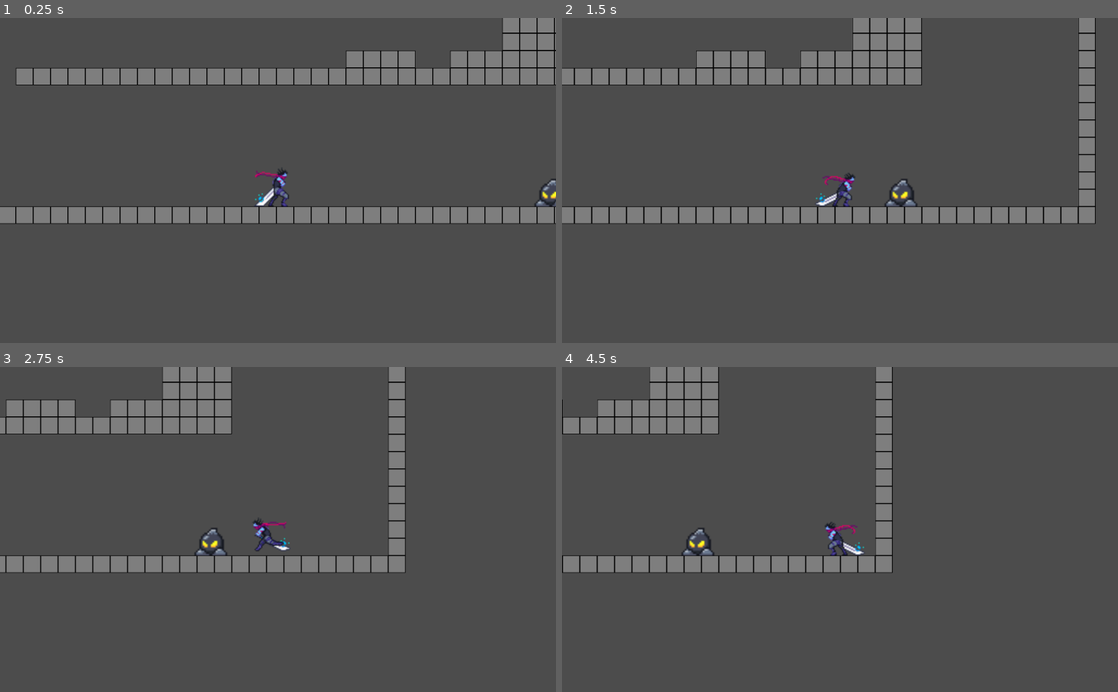
Above: before the commit, frames 1-4 (two rows, left to right).
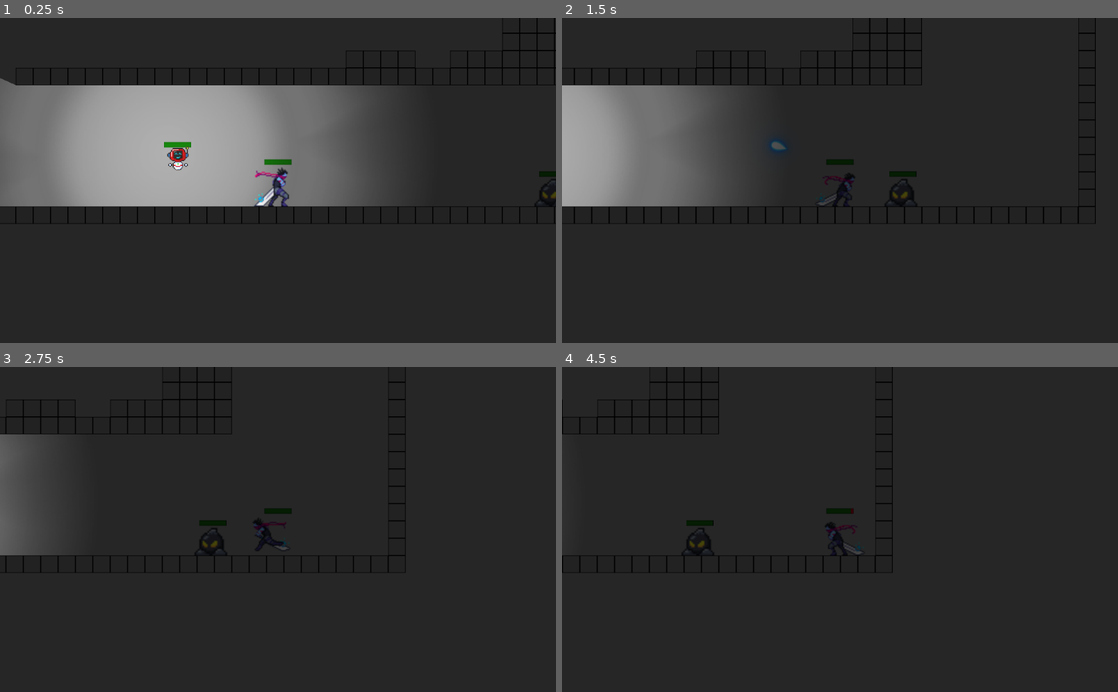
Above: after the commit, the same moments.

Repository: Desponark/The-Override
Game: Godot game, scene res://Game.tscn
Same seed, same stepped clock (60 frames per second), same inputs: the game is played once before the commit and once after it.
Inputs:
- Up to frame 1 (0.25 s): no input
- Up to frame 2 (1.5 s): tap Enter at 0.5 s; hold F (attack) 0.53-1.28 s; hold Right (ui_right) from 0.53 s (still down); tap Space (jump) at 0.77 s; tap F (attack) at 1.35 s
- Up to frame 3 (2.75 s): tap Space (jump) at 1.52 s; release Right (ui_right) at 2.03 s; hold Left (ui_left) from 2.03 s (still down); hold F (attack) from 2.03 s (still down)
- Up to frame 4 (4.5 s): release Left (ui_left) at 2.78 s; release F (attack) at 2.78 s; hold Right (ui_right) 2.78-4.28 s; tap F (attack) at 2.85, 4.35 s; tap Space (jump) at 3.02, 3.77 s; hold F (attack) 3.53-4.28 s; hold Left (ui_left) from 4.28 s (still down)

The runs differ from the first frame. In frame 1, 93% of the frame differs, in the area x 0-100%, y 0-100%; in frame 2, 94%; in frame 3, 95%; in frame 4, 99%.

Commit message:
- added healthbar - added darkness - added robot & light

Diff:
--- a/Prototype2/assets/enemies/Enemy.gd
+++ b/Prototype2/assets/enemies/Enemy.gd
@@ -14,6 +14,8 @@
 func takeDamage(damage):
 	$AnimationPlayer.play("hit")
 	EventBus.emit_signal("enemyWasHit")
+	if $HealthBar.has_method("getDamaged"):
+		$HealthBar.getDamaged(damage)
 
 func knockBack(sourcePosition):
 	$HitParticles.rotation = get_angle_to(sourcePosition) + PI
--- a/Prototype2/assets/enemies/Enemy.tscn
+++ b/Prototype2/assets/enemies/Enemy.tscn
@@ -10,6 +10,7 @@
 [ext_resource path="res://assets/enemies/ice_particle_white.png" type="Texture" id=8]
 [ext_resource path="res://assets/enemies/Gun.gd" type="Script" id=9]
 [ext_resource path="res://assets/projectiles/Projectile.tscn" type="PackedScene" id=10]
+[ext_resource path="res://assets/ui/HealthBar.tscn" type="PackedScene" id=11]
 
 [sub_resource type="ShaderMaterial" id=8]
 shader = ExtResource( 7 )
@@ -225,6 +226,13 @@
 [node name="Timer" type="Timer" parent="Gun"]
 wait_time = 2.0
 
+[node name="HealthBar" parent="." instance=ExtResource( 11 )]
+margin_left = -25.0
+margin_top = -29.0
+margin_right = 75.0
+margin_bottom = -9.0
+rect_scale = Vector2( 0.5, 0.5 )
+
 [connection signal="body_entered" from="DetectionArea" to="." method="_on_DetectionArea_body_entered"]
 [connection signal="body_exited" from="DetectionArea" to="." method="_on_DetectionArea_body_exited"]
 [connection signal="timeout" from="Gun/Timer" to="Gun" method="_on_Timer_timeout"]
--- a/Prototype2/assets/enemies/Gun.gd
+++ b/Prototype2/assets/enemies/Gun.gd
@@ -6,18 +6,19 @@
 var projectileParent
 
 var target
-var stopTimer = false
 
 func startShooting(body):
 	target = body
-	stopTimer = false
+	shoot(target)
 	$Timer.start()
 
 func stopShooting():
-	# stopTimer is used to delay stopping of the timer by 1 execution of the timer
-	stopTimer = true
+	$Timer.stop()
+	target = null
 
-func shoot():
+func shoot(target):
+	look_at(target.global_position)
+
 	var newProjectile = projectile.instance()
 
 	var globalDirection = global_transform.basis_xform(Vector2.RIGHT)
@@ -28,7 +29,7 @@
 
 
 func _on_Timer_timeout():
-	look_at(target.global_position)
-	shoot()
-	if stopTimer:
-		$Timer.stop()
+	if target == null:
+		stopShooting()
+		return
+	shoot(target)
--- /dev/null
+++ b/Prototype2/assets/friendlies/Robot.tscn
@@ -0,0 +1,44 @@
+[gd_scene load_steps=7 format=2]
+
+[ext_resource path="res://assets/ui/HealthBar.tscn" type="PackedScene" id=1]
+[ext_resource path="res://assets/friendlies/SciFiRobotParts.png" type="Texture" id=2]
+[ext_resource path="res://assets/light/light.png" type="Texture" id=3]
+[ext_resource path="res://assets/friendlies/RobotBuddy.png" type="Texture" id=4]
+[ext_resource path="res://assets/light/spot.png" type="Texture" id=5]
+
+[sub_resource type="CircleShape2D" id=1]
+radius = 17.0294
+
+[node name="Robot" type="RigidBody2D"]
+mode = 2
+gravity_scale = 0.0
+
+[node name="HealthBar" parent="." instance=ExtResource( 1 )]
+margin_left = -25.0
+margin_top = -30.0
+margin_right = 75.0
+margin_bottom = -10.0
+rect_scale = Vector2( 0.5, 0.5 )
+
+[node name="Sprite" type="Sprite" parent="."]
+visible = false
+scale = Vector2( 3, 3 )
+texture = ExtResource( 2 )
+hframes = 5
+vframes = 12
+frame = 6
+
+[node name="RobotBuddy" type="Sprite" parent="."]
+scale = Vector2( 0.2, 0.2 )
+texture = ExtResource( 4 )
+
+[node name="CollisionShape2D" type="CollisionShape2D" parent="."]
+shape = SubResource( 1 )
+
+[node name="Light2D" type="Light2D" parent="."]
+texture = ExtResource( 3 )
+shadow_enabled = true
+
+[node name="Spotlight" type="Sprite" parent="Light2D"]
+visible = false
+texture = ExtResource( 5 )
--- a/Prototype2/assets/levels/LevelPaul.tscn
+++ b/Prototype2/assets/levels/LevelPaul.tscn
@@ -1,10 +1,19 @@
-[gd_scene load_steps=4 format=2]
+[gd_scene load_steps=6 format=2]
 
 [ext_resource path="res://assets/player/Player.tscn" type="PackedScene" id=1]
 [ext_resource path="res://assets/enemies/Enemy.tscn" type="PackedScene" id=2]
 [ext_resource path="res://assets/environment/tilemaps/GrayBlock.tscn" type="PackedScene" id=3]
+[ext_resource path="res://assets/friendlies/Robot.tscn" type="PackedScene" id=4]
+[ext_resource path="res://assets/environment/backgrounds/background.png" type="Texture" id=5]
 
 [node name="LevelPaul" type="Node2D"]
+
+[node name="CanvasModulate" type="CanvasModulate" parent="."]
+color = Color( 0.27451, 0.27451, 0.27451, 1 )
+
+[node name="Background" type="Sprite" parent="."]
+scale = Vector2( 128, 128 )
+texture = ExtResource( 5 )
 
 [node name="Player" parent="." instance=ExtResource( 1 )]
 position = Vector2( 483, 772 )
@@ -15,3 +24,6 @@
 
 [node name="Enemy" parent="." instance=ExtResource( 2 )]
 position = Vector2( 989, 778 )
+
+[node name="Robot" parent="." instance=ExtResource( 4 )]
+position = Vector2( 298, 743 )
--- a/Prototype2/assets/player/Player.gd
+++ b/Prototype2/assets/player/Player.gd
@@ -14,14 +14,10 @@
 var jumpsMade = 0
 var velocity = Vector2.ZERO
 
-export var maxHealth = 100
-var health = 100
-
 enum MOTIONSTATE {falling, jumping, doubleJumping, jumpCancelled, idling, running, ascending}
 var motionState = MOTIONSTATE.idling
 
-func _ready():
-	health = maxHealth
+
 
 func _unhandled_input(event):
 	if event.is_action_pressed("attack"):
@@ -122,5 +118,6 @@
 
 func takeDamage(damage):
 	$AnimationPlayer.play("hit")
-	print("player was hit by projectile: ", damage)
+	if $HealthBar.has_method("getDamaged"):
+		$HealthBar.getDamaged(damage)
 	pass
--- a/Prototype2/assets/player/Player.tscn
+++ b/Prototype2/assets/player/Player.tscn
@@ -8,6 +8,7 @@
 [ext_resource path="res://assets/customNodes/HitBox.gd" type="Script" id=6]
 [ext_resource path="res://assets/customNodes/HurtBox.gd" type="Script" id=7]
 [ext_resource path="res://assets/shaders/WhiteFlash.gdshader" type="Shader" id=8]
+[ext_resource path="res://assets/ui/HealthBar.tscn" type="PackedScene" id=9]
 
 [sub_resource type="ShaderMaterial" id=10]
 shader = ExtResource( 8 )
@@ -382,6 +383,7 @@
 collision_layer = 4
 collision_mask = 0
 script = ExtResource( 6 )
+damage = 75
 
 [node name="CollisionShape2D" type="CollisionShape2D" parent="HitBox"]
 position = Vector2( 4, -13 )
@@ -396,3 +398,10 @@
 
 [node name="CollisionShape2D" type="CollisionShape2D" parent="HurtBox"]
 shape = SubResource( 8 )
+
+[node name="HealthBar" parent="." instance=ExtResource( 9 )]
+margin_left = -25.0
+margin_top = -39.0
+margin_right = 75.0
+margin_bottom = -19.0
+rect_scale = Vector2( 0.5, 0.5 )
--- /dev/null
+++ b/Prototype2/assets/ui/HealthBar.gd
@@ -0,0 +1,19 @@
+extends Control
+
+export var maxHealth = 100
+export var health = 100
+
+
+func _ready():
+	$Health.max_value = maxHealth
+	$Health.value = health
+
+func _process(delta):
+	$Health.value = health
+	if health <= 0:
+		health = 0
+		# owner dead
+		owner.queue_free()
+
+func getDamaged(damage):
+	health -= damage
--- /dev/null
+++ b/Prototype2/assets/ui/HealthBar.tscn
@@ -0,0 +1,28 @@
+[gd_scene load_steps=5 format=2]
+
+[ext_resource path="res://assets/ui/Healthbar Red.jpg" type="Texture" id=1]
+[ext_resource path="res://assets/ui/Healthbar Over.jpg" type="Texture" id=2]
+[ext_resource path="res://assets/ui/HealthbarRahmen.png" type="Texture" id=3]
+[ext_resource path="res://assets/ui/HealthBar.gd" type="Script" id=4]
+
+[node name="HealthBar" type="Control"]
+margin_right = 103.0
+margin_bottom = 24.0
+script = ExtResource( 4 )
+
+[node name="Damage" type="TextureProgress" parent="."]
+anchor_right = 1.0
+anchor_bottom = 1.0
+margin_right = -924.0
+margin_bottom = -580.0
+value = 50.0
+texture_under = ExtResource( 1 )
+
+[node name="Health" type="TextureProgress" parent="."]
+anchor_right = 1.0
+anchor_bottom = 1.0
+margin_right = -924.0
+margin_bottom = -580.0
+value = 50.0
+texture_over = ExtResource( 3 )
+texture_progress = ExtResource( 2 )
Not shown: 1 places in Prototype2/assets/enemies/Enemy.tscn that only renumber resources
Binary file added: Prototype2/assets/environment/backgrounds/background.png
Not shown, added: Prototype2/assets/environment/backgrounds/background.png.import
Binary file added: Prototype2/assets/friendlies/RobotBuddy.png
Not shown, added: Prototype2/assets/friendlies/RobotBuddy.png.import
Binary file added: Prototype2/assets/friendlies/SciFiRobotParts.png
Not shown, added: Prototype2/assets/friendlies/SciFiRobotParts.png.import
Binary file added: Prototype2/assets/light/light.png
Not shown, added: Prototype2/assets/light/light.png.import
Binary file added: Prototype2/assets/light/spot.png
Not shown, added: Prototype2/assets/light/spot.png.import
Not shown: 1 places in Prototype2/assets/player/Player.tscn that only renumber resources
(and 6 more such lines)
